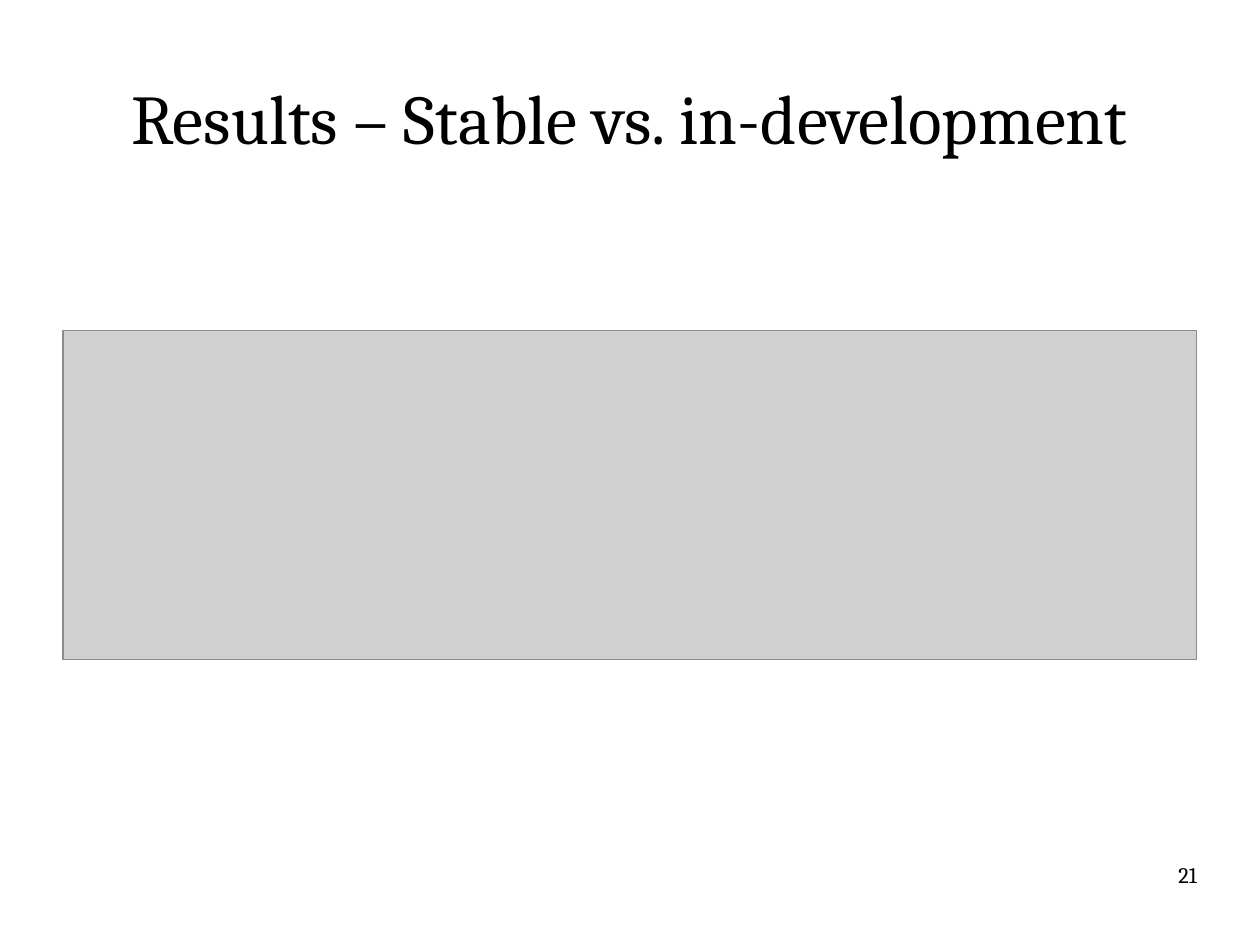
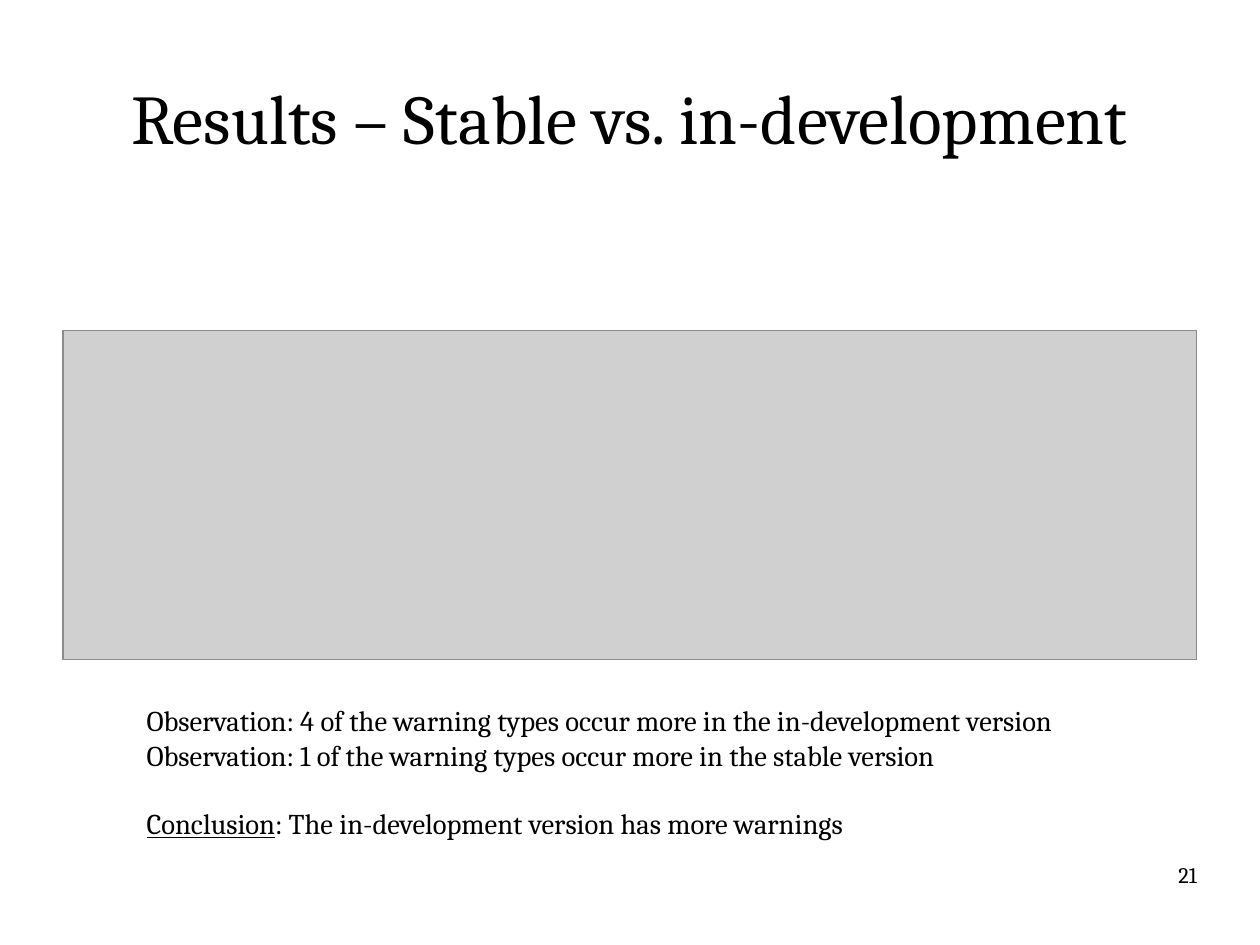
Before and after one commit to itu-square/quantify_linux_errors, a slide deck: slide 21 of notes/pres/pres.odp. Drawn at 1260x945 pixels with LibreOffice and Linux fonts; fonts in the diff are those of the drawing; grey boxes stand for pictures. Boxes give left, top, right and bottom in pixels: in the first picture for what was removed or moved away, otherwise in the second. Text is boxed around its words. In the diff, an @@ line names an element or a change of style, - is before the commit and + after.

```diff
--- a/notes/pres/pres.odp
+++ b/notes/pres/pres.odp
@@ text added at box(147, 710, 1052, 841), 18 pt, text #000000 @@
+Observation: 4 of the warning types occur more in the in-development version
+Observation: 1 of the warning types occur more in the stable version
+Conclusion: The in-development version has more warnings
```
Also in this commit, not shown: 14 other slides changed, 3 slides added, 1 slide removed, 1 other file.
